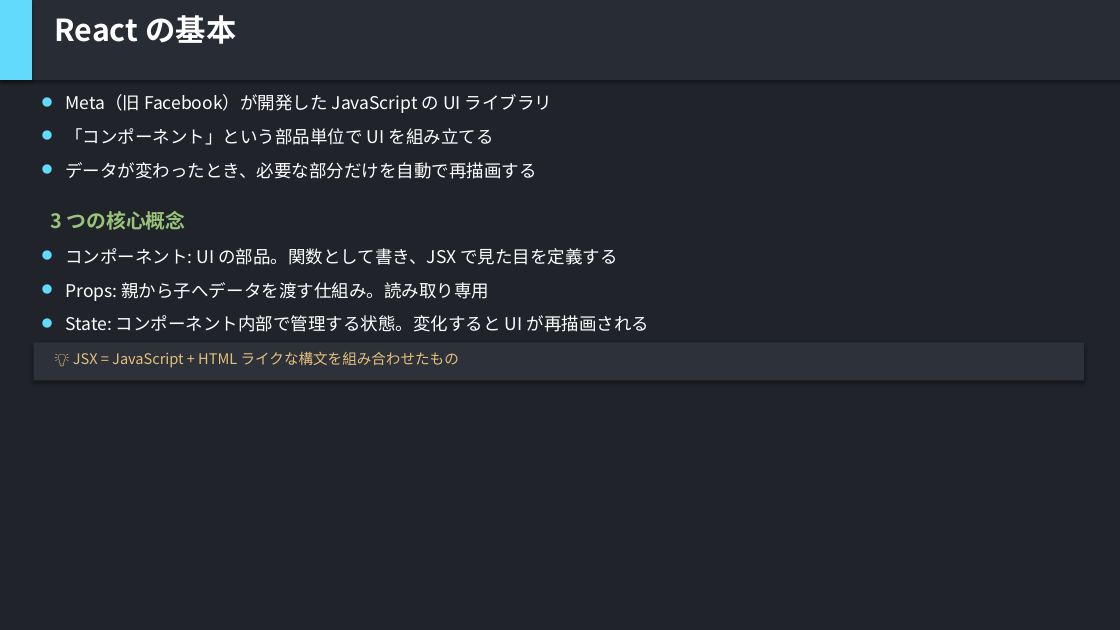
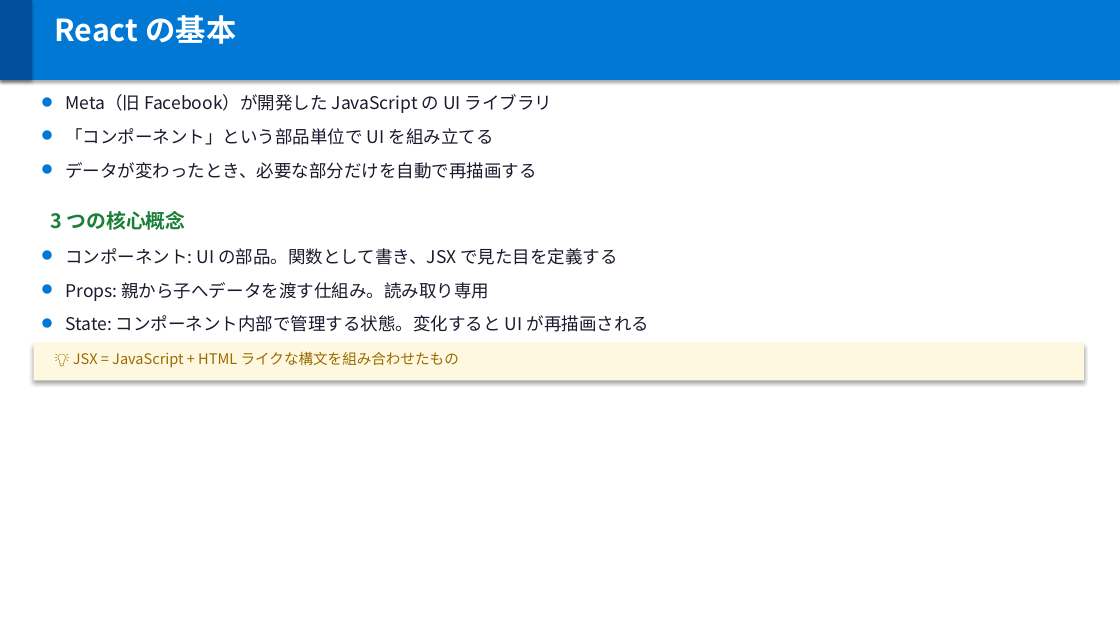
Before and after one commit to kter/my-first-react-app-01, a slide deck: slide 3 of output.pptx. Drawn at 1120x630 pixels with LibreOffice and Linux fonts; fonts in the diff are those of the drawing. Boxes give left, top, right and bottom in pixels: in the first picture for what was removed or moved away, otherwise in the second. Text is boxed around its words. In the diff, an @@ line names an element or a change of style, - is before the commit and + after.

Commit message:
update pptx

```diff
--- a/output.pptx
+++ b/output.pptx
@@ background #20232A to #FFFFFF @@
@@ rectangle at (0, 0, 1120, 80): fill #282C34 to #0078D4 @@
@@ rectangle at (0, 0, 32, 80): fill #61DAFB to #00509E @@
@@ text "3 つの核心概念" at (50, 211, 185, 230): text colour #98C379 to #1A7F37 @@
@@ text colour #61DAFB to #0078D4 in 6 elements at (34, 92, 59, 118), (34, 125, 59, 152), (34, 159, 59, 186), (34, 245, 59, 272), (34, 279, 59, 306), (34, 313, 59, 339) @@
@@ text colour #FFFFFF to #1A1A2E in 6 elements at (65, 94, 552, 113), (65, 128, 494, 145), (65, 162, 536, 179), (65, 248, 618, 265), (65, 282, 490, 301), (65, 315, 650, 332) @@
@@ rectangle at (34, 343, 1084, 381): fill #2C313A to #FFF8E1 @@
@@ text "💡 JSX = JavaScript + ..." at (73, 351, 459, 368): text colour #E5C07B to #9A6A00 @@
```
Also in this commit, not shown: 72 other slides changed, 1 other file.
